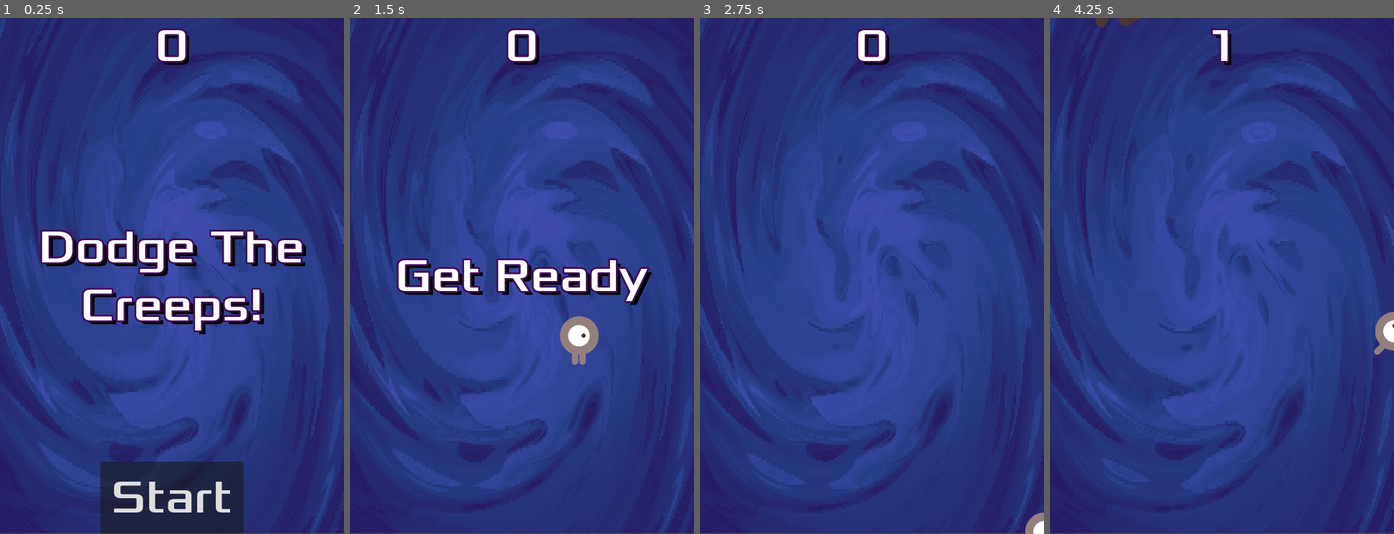
Above: before the commit, frames 1-4 (left to right).
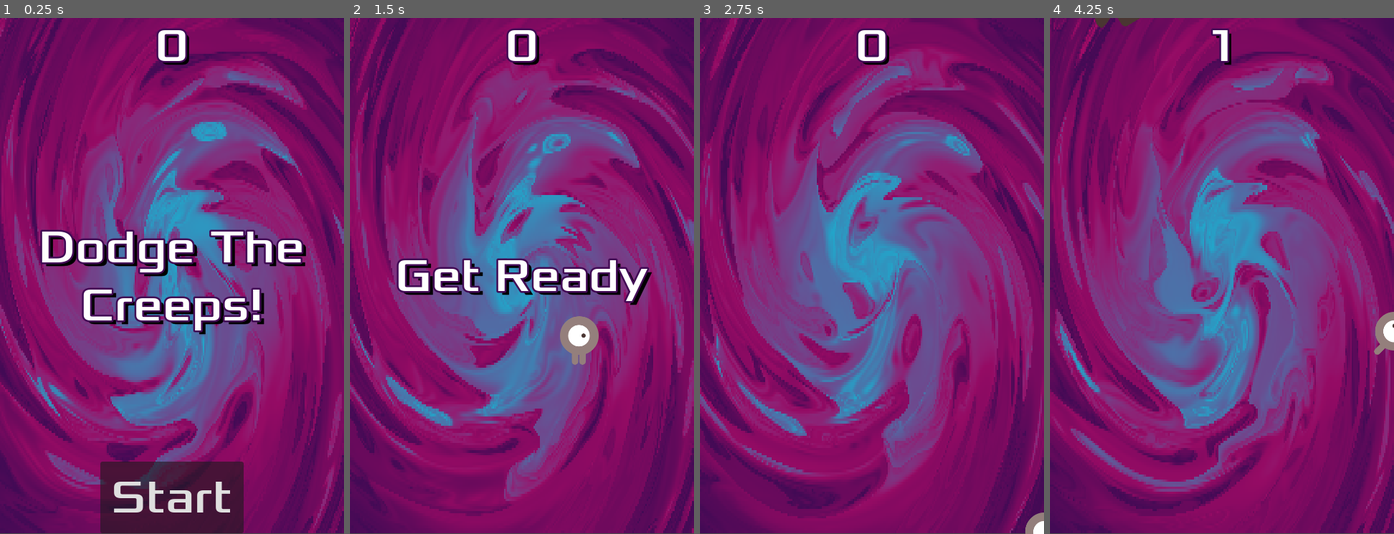
Above: after the commit, the same moments.

Repository: Sauleline/at2Colaborative
Game: Godot game, scene res://main.tscn
The game is run twice, just before and just after one commit, with the same random seed, the same clock (stepped at 60 frames per second) and the same inputs.
Inputs:
- Up to frame 1 (0.25 s): no input
- Up to frame 2 (1.5 s): click "Start" at 0.5 s; hold Right (move_right) from 1.28 s (still down)
- Up to frame 3 (2.75 s): release Right (move_right) at 2.03 s; hold Down (move_down) from 2.03 s (still down)
- Up to frame 4 (4.25 s): release Down (move_down) at 2.78 s; hold Right (move_right) 2.78-3.53 s; hold Up (move_up) from 3.53 s (still down)

The runs differ from the first frame. In frame 1, 92% of the frame differs, in the area x 0-100%, y 0-100%; in frame 2, 95%; in frame 3, 99%; in frame 4, 99%.

Commit message:
this didnt even work lol

Diff:
--- a/at2Colaborative/main.gd
+++ b/at2Colaborative/main.gd
@@ -10,7 +10,6 @@
 
 func new_game():
 	score = 0
-	$Background.set_instance_shader_parameter("spin_speed", 1.0)
 	$Player.start($StartPosition.position)
 	$StartTimer.start()
 	$MobTimer.wait_time = 1
--- a/at2Colaborative/main.tscn
+++ b/at2Colaborative/main.tscn
@@ -13,11 +13,11 @@
 shader_parameter/polar_zoom = 1.0
 shader_parameter/polar_repeat = 1.0
 shader_parameter/spin_rotation = 0.0
-shader_parameter/spin_speed = 1.0
+shader_parameter/spin_speed = 10.0
 shader_parameter/offset = Vector2(0, 0)
-shader_parameter/colour_1 = Color(0.149718, 0.106879, 0.394444, 1)
-shader_parameter/colour_2 = Color(0.273231, 0.336784, 0.742684, 1)
-shader_parameter/colour_3 = Color(0.145351, 0.260847, 0.540028, 1)
+shader_parameter/colour_1 = Color(0.258824, 0.0392157, 0.333333, 1)
+shader_parameter/colour_2 = Color(0.102517, 0.763017, 0.877276, 1)
+shader_parameter/colour_3 = Color(0.690196, 0.0431373, 0.411765, 1)
 shader_parameter/contrast = 2.0
 shader_parameter/spin_amount = 0.36
 shader_parameter/pixel_filter = 300.0
